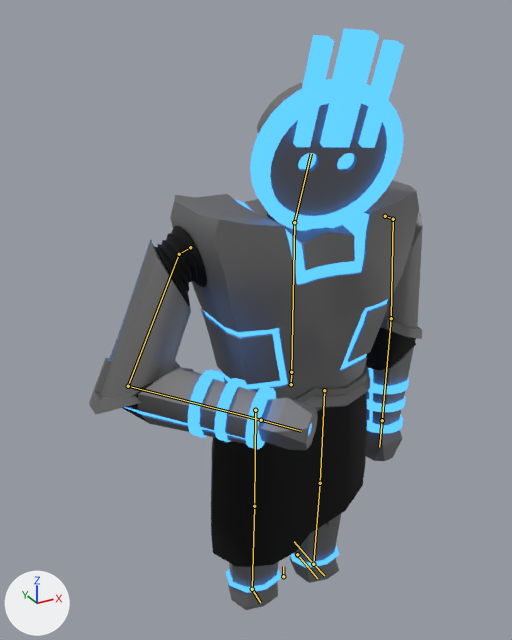
An edit to the Blender file Assets/Models/Actors/KOLOSS.blend, drawn before and after from the same camera.
Both versions are drawn from a camera (50 mm lens) standing at (-2.33, -3.77, 4.2) and looking at (-0.31, -0.11, 2.37). The axes (+X, +Y, +Z) are drawn at lower left. The lights are the same throughout. Both versions are drawn at frame 270 of the action 'Idle'; the numbers are the values there. The bones that bend it are drawn over the model as lines.

Objects in the first picture: 'Face', 'Hands', 'Head', 'Legs', 'Skirt', 'Torso'.
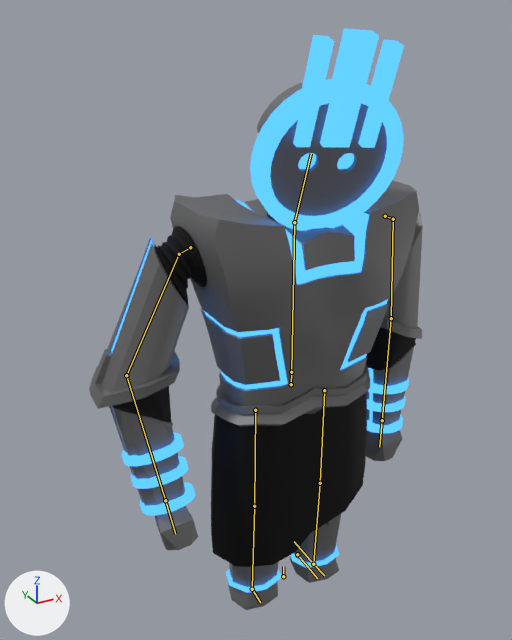
Where the change shows, as pixel boxes [x1, y1, x2, y2] in the pictures (512 x 640 px):
'Torso', posed (23% taller)
    before: [89, 180, 423, 444]
    after: [89, 180, 423, 506]
'Hands', posed (66% wider, 80% taller)
    before: [245, 386, 403, 461]
    after: [140, 414, 403, 550]

The change in detail:
Bone 'ik_arm.target.R' (bone_ik_arm_target_r) moves from (1.87, -0.75, -0.78) to (1.45, -0.24, -1.53).
